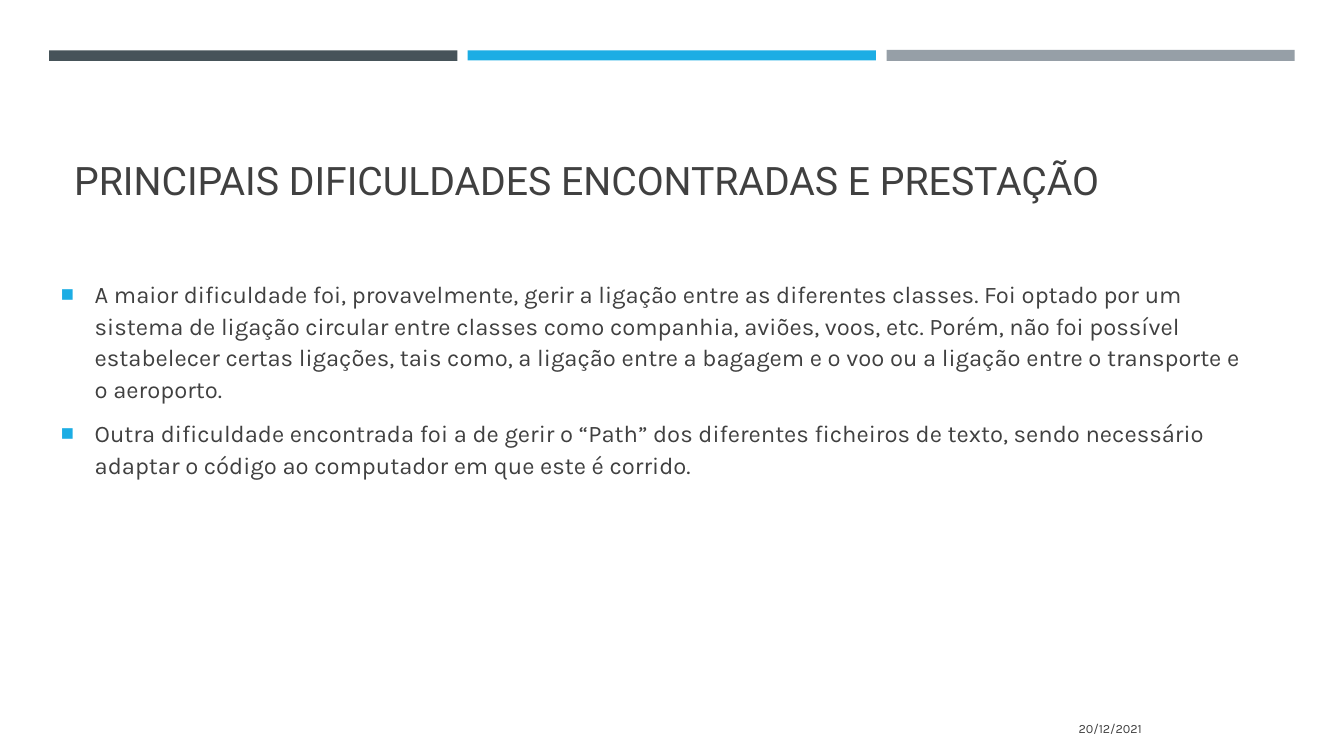
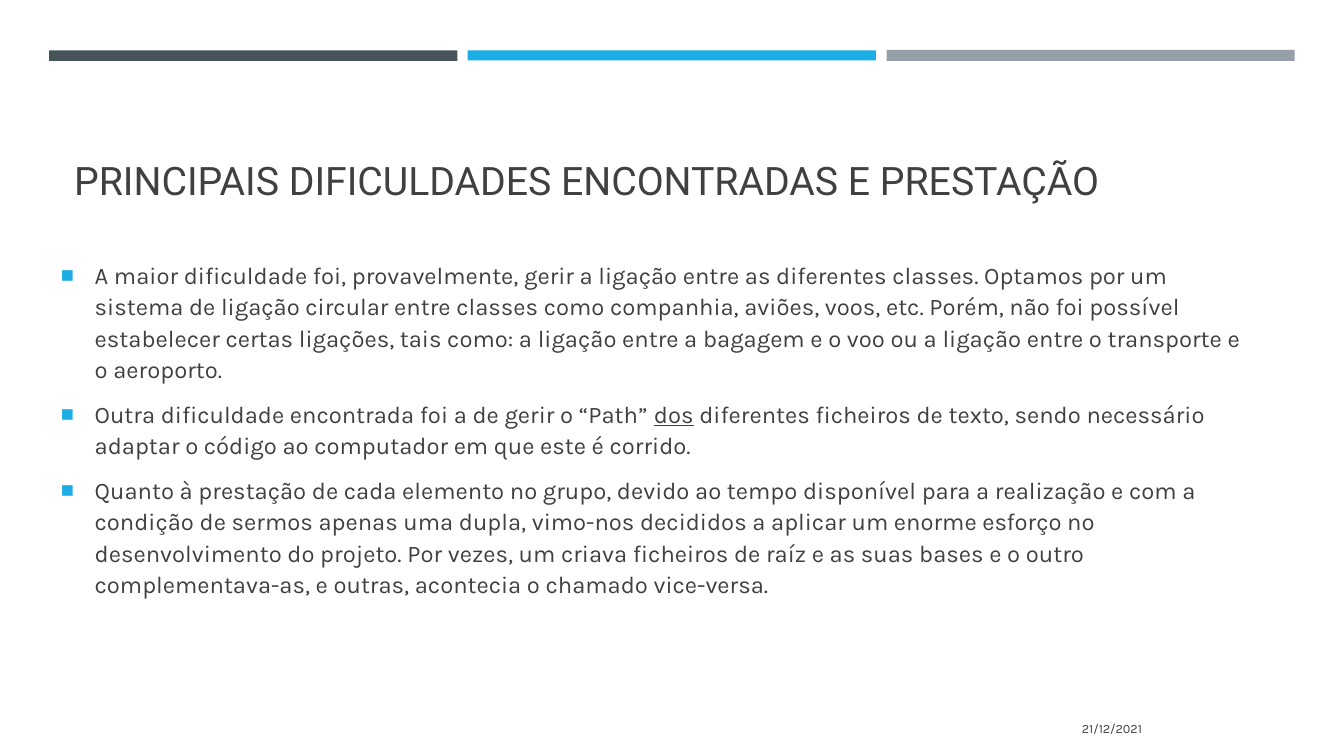
Before and after one commit to CiscoPr/Project-A-irlines-ED-, a slide deck: slide 11 of UMLS_AED/PROJ_AED.pptx. Drawn at 1344x756 pixels with LibreOffice and Linux fonts; fonts in the diff are those of the drawing. Boxes give left, top, right and bottom in pixels: in the first picture for what was removed or moved away, otherwise in the second. Text is boxed around its words. In the diff, an @@ line names an element or a change of style, - is before the commit and + after.

```diff
--- a/UMLS_AED/PROJ_AED.pptx
+++ b/UMLS_AED/PROJ_AED.pptx
@@ text at [95, 267, 1240, 384]: text changed @@
-■ A maior dificuldade foi, provavelmente, gerir a ligação entre as diferentes classes. Foi optado por um sistema de ligação circular entre classes como companhia, aviões, voos, etc. Porém, não foi possível estabelecer certas ligações, tais como, a ligação entre a bagagem e o voo ou a ligação entre o transporte e o aeroporto.
+■ A maior dificuldade foi, provavelmente, gerir a ligação entre as diferentes classes. Optamos por um sistema de ligação circular entre classes como companhia, aviões, voos, etc. Porém, não foi possível estabelecer certas ligações, tais como: a ligação entre a bagagem e o voo ou a ligação entre o transporte e o aeroporto.
@@ text at [95, 405, 1205, 460]: underline on in "dos" @@
@@ text at [95, 481, 1195, 599]: paragraph added @@
+■ Quanto à prestação de cada elemento no grupo, devido ao tempo disponível para a realização e com a condição de sermos apenas uma dupla, vimo-nos decididos a aplicar um enorme esforço no desenvolvimento do projeto. Por vezes, um criava ficheiros de raíz e as suas bases e o outro complementava-as, e outras, acontecia o chamado vice-versa.
@@ text at [1082, 724, 1142, 734]: text changed @@
-20/12/2021
+21/12/2021
```
Also in this commit, not shown: 8 other slides changed.
